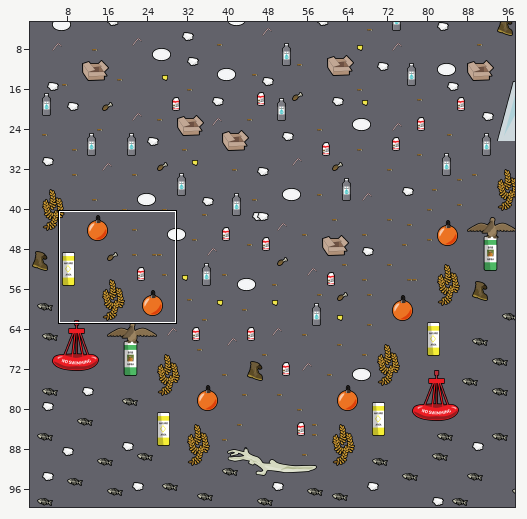
An edit to a level. Tiled map, src/tiled/funnel.tmx. Above, an overview of the earlier version with the close-up marked.
Close-up. Before:
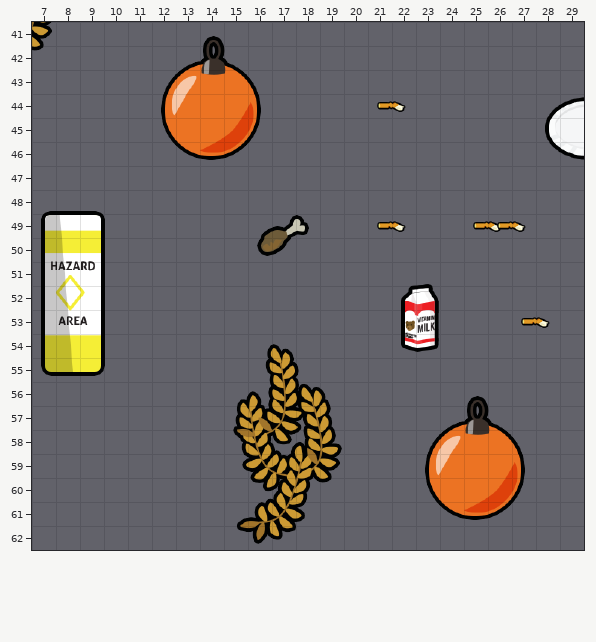
Cells are 32x32 px. Shown: x 7..29, y 41..62. The commit also changed other parts of the map, which this record leaves out. Layer "Tile Layer 1" is drawn 12,-8 px off the grid.
After:
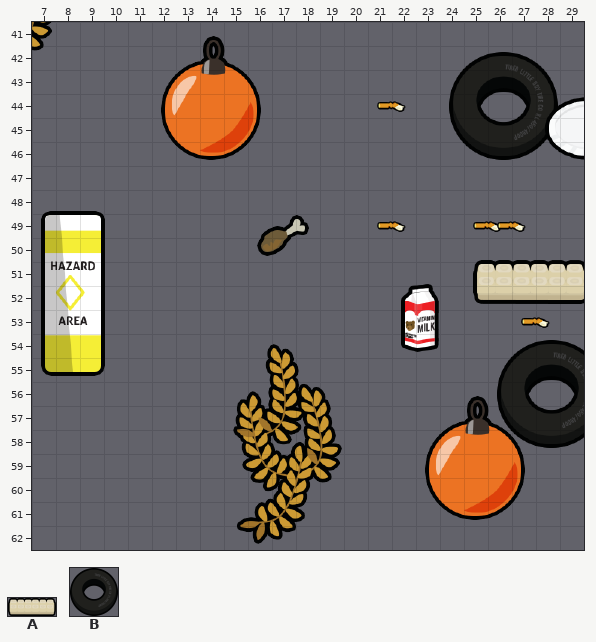
Key: from "junk": A 14 "egg-carton", B 46 "tire".
_ is an empty cell.
Changes in this commit:
Layer "Tile Layer 1":
y 46: x 24 _ -> B
y 52: x 25 _ -> A
y 58: x 26 _ -> B
